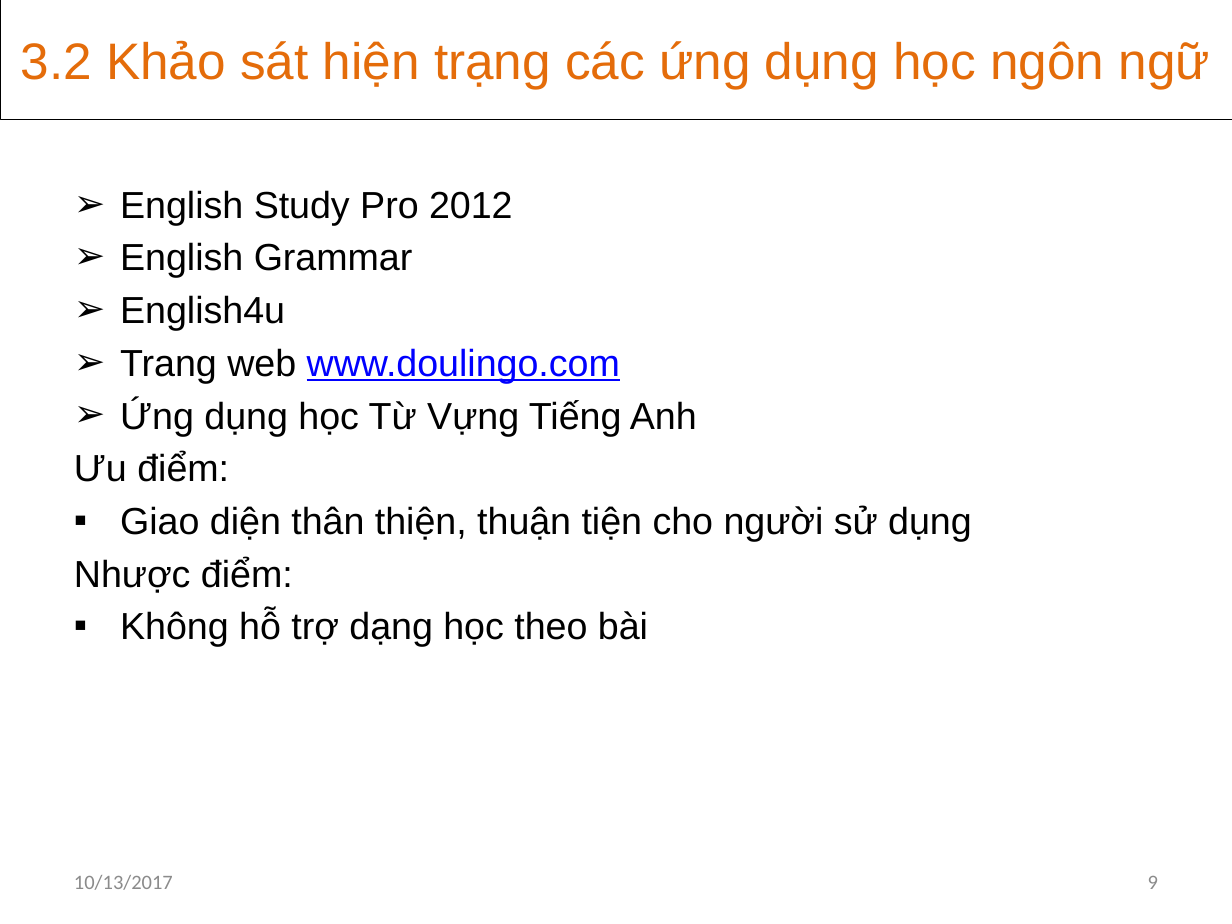
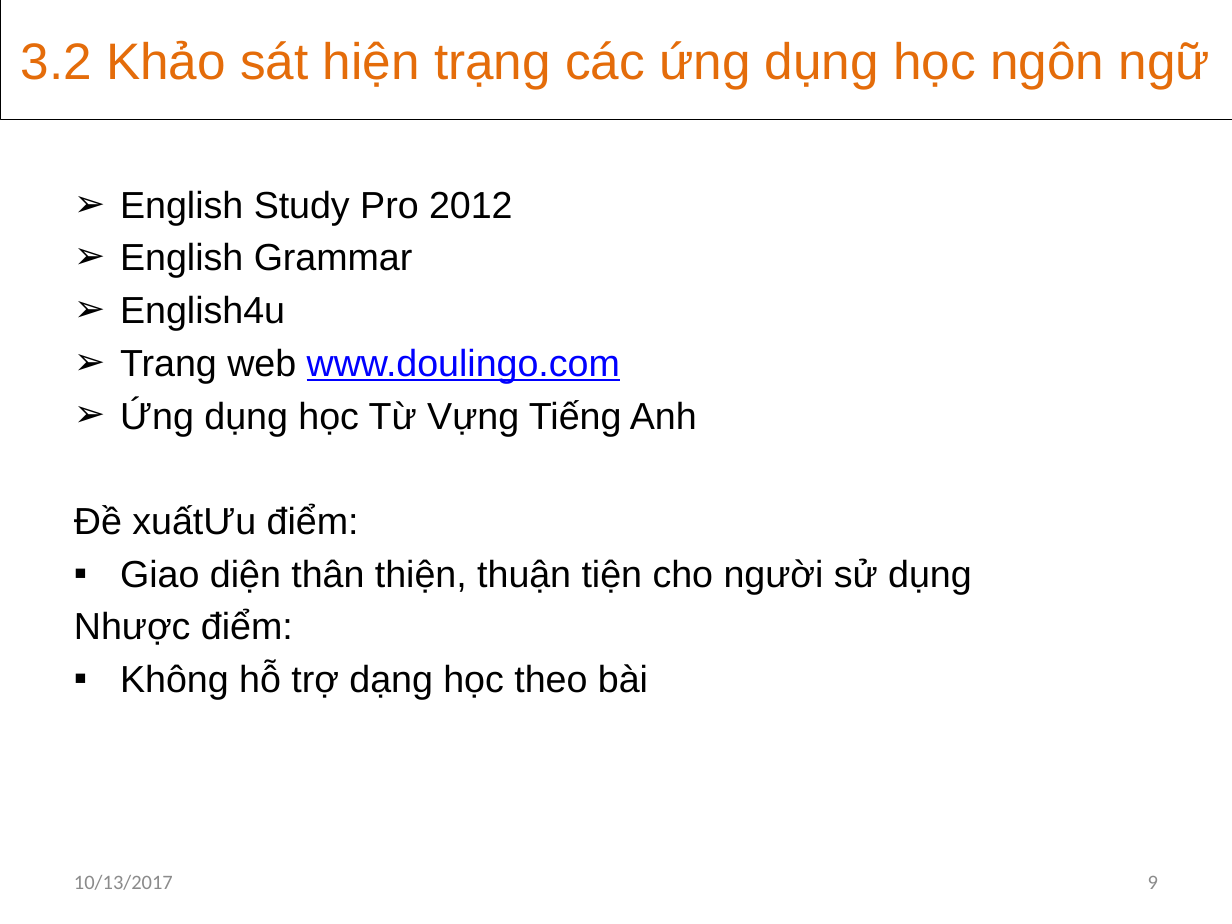
Before and after one commit to khanhvinhit/Do-An, a slide deck: slide 9 of THESIS/DACN_UD_Hoc_KHo_CTK37_BaoCao_D3.pptx. Drawn at 1232x924 pixels with LibreOffice and Linux fonts; fonts in the diff are those of the drawing. Boxes give left, top, right and bottom in pixels: in the first picture for what was removed or moved away, otherwise in the second. Text is boxed around its words. In the diff, an @@ line names an element or a change of style, - is before the commit and + after.

```diff
--- a/THESIS/DACN_UD_Hoc_KHo_CTK37_BaoCao_D3.pptx
+++ b/THESIS/DACN_UD_Hoc_KHo_CTK37_BaoCao_D3.pptx
@@ subtitle at bbox=[74, 504, 359, 535]: text changed @@
-Ưu điểm:
+Đề xuấtƯu điểm:
```
Also in this commit, not shown: 6 other slides changed, 1 slide removed.
